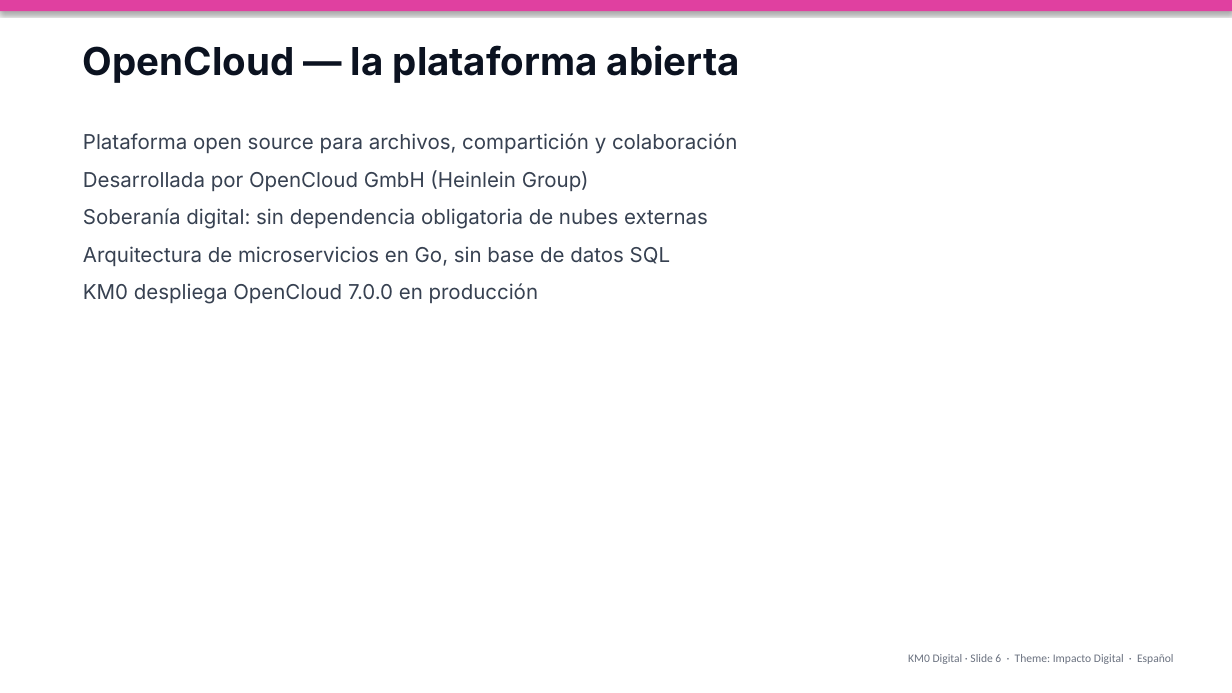
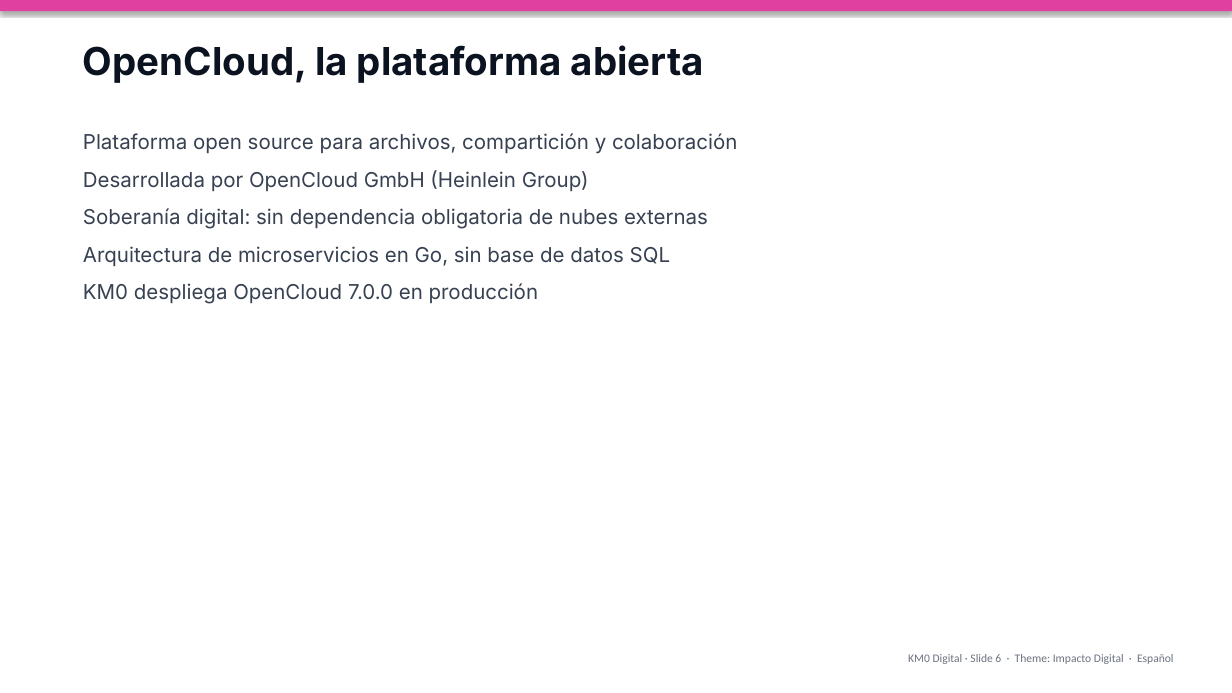
Before and after one commit to AMVARA-CONSULTING/km0-web, a slide deck: slide 6 of presentations/KM0-Impacto-Digital-ES.pptx. Drawn at 1232x693 pixels with LibreOffice and Linux fonts; fonts in the diff are those of the drawing. Boxes give left, top, right and bottom in pixels: in the first picture for what was removed or moved away, otherwise in the second. Text is boxed around its words. In the diff, an @@ line names an element or a change of style, - is before the commit and + after.

```diff
--- a/presentations/KM0-Impacto-Digital-ES.pptx
+++ b/presentations/KM0-Impacto-Digital-ES.pptx
@@ text at [83, 45, 704, 83]: text changed @@
-OpenCloud — la plataforma abierta
+OpenCloud, la plataforma abierta
```
Also in this commit, not shown: 4 other slides changed, 41 other files.
